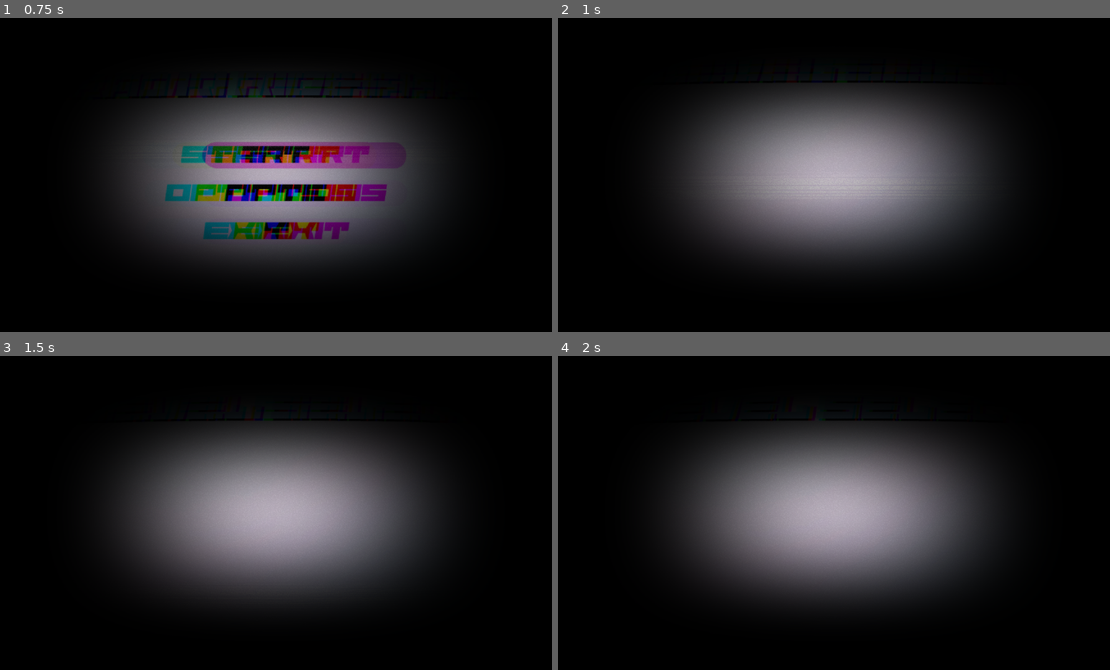
Above: before the commit, frames 1-4 (two rows, left to right).
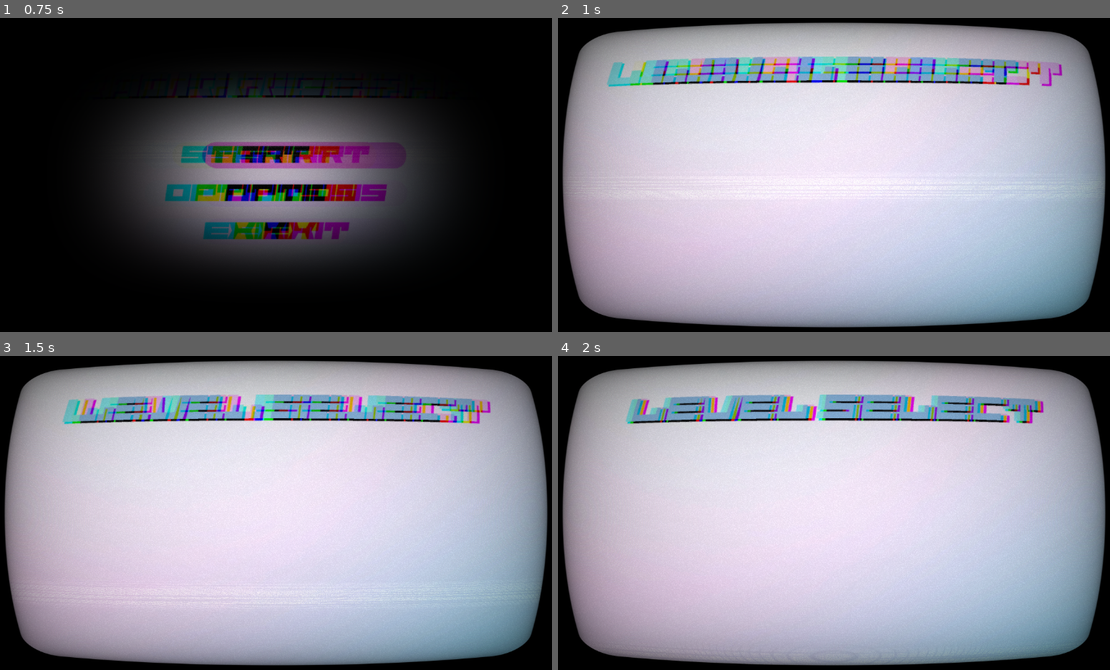
Above: after the commit, the same moments.

Repository: Calverin/Radio-Rideshare
Game: Godot game, scene res://Scenes/Menus/main_menu.tscn
The game is run twice, just before and just after one commit, with the same random seed, the same clock (stepped at 60 frames per second) and the same inputs. The engine's default icon, where the game draws it, is replaced by a stand-in: a white triangle on a blue panel in a dark square.
Inputs:
- Up to frame 1 (0.75 s): click "Start" at 0.5 s
- Up to frame 2 (1 s): no input
- Up to frame 3 (1.5 s): hold , (quick_right) from 1.28 s (still down); hold Space (honk) from 1.28 s (still down)
- Up to frame 4 (2 s): keep holding , (quick_right); keep holding Space (honk)

Frame 1 is identical in both runs. In frame 2, 90% of the frame differs, in the area x 0-100%, y 1-99%; in frame 3, 90%; in frame 4, 90%.

Commit message:
Fix early start button press

Diff:
--- a/Scenes/Menus/level_selector.tscn
+++ b/Scenes/Menus/level_selector.tscn
@@ -14,28 +14,6 @@
 grow_horizontal = 2
 grow_vertical = 2
 script = ExtResource("1_f3cbc")
-
-[node name="Levels" type="GridContainer" parent="."]
-layout_mode = 1
-anchors_preset = 8
-anchor_left = 0.5
-anchor_top = 0.5
-anchor_right = 0.5
-anchor_bottom = 0.5
-offset_top = 38.0
-offset_bottom = 38.0
-grow_horizontal = 2
-grow_vertical = 2
-
-[node name="NewLevel" type="Button" parent="."]
-visible = false
-layout_mode = 1
-offset_right = 88.0
-offset_bottom = 31.0
-text = "New Level"
-
-[node name="Loader" type="Node" parent="."]
-script = ExtResource("2_414t7")
 
 [node name="Background" type="TextureRect" parent="."]
 show_behind_parent = true
@@ -74,3 +52,26 @@
 theme_override_fonts/font = ExtResource("4_qmppa")
 theme_override_font_sizes/font_size = 75
 text = "Level Select"
+
+[node name="Levels" type="GridContainer" parent="."]
+show_behind_parent = true
+layout_mode = 1
+anchors_preset = 8
+anchor_left = 0.5
+anchor_top = 0.5
+anchor_right = 0.5
+anchor_bottom = 0.5
+offset_top = 38.0
+offset_bottom = 38.0
+grow_horizontal = 2
+grow_vertical = 2
+
+[node name="NewLevel" type="Button" parent="."]
+visible = false
+layout_mode = 1
+offset_right = 88.0
+offset_bottom = 31.0
+text = "New Level"
+
+[node name="Loader" type="Node" parent="."]
+script = ExtResource("2_414t7")
--- a/Scripts/Menus/main_menu.gd
+++ b/Scripts/Menus/main_menu.gd
@@ -26,6 +26,9 @@
 func _on_start_button_pressed():
 	transition = 1
 	await get_tree().create_timer(0.25, false).timeout
+	material.set("shader_parameter/warp_amount", 1)
+	material.set("shader_parameter/vignette_intensity", 1)
+	material.set("shader_parameter/vignette_opacity", 0.2)
 	get_tree().change_scene_to_file("res://Scenes/Menus/level_selector.tscn")
 
 
